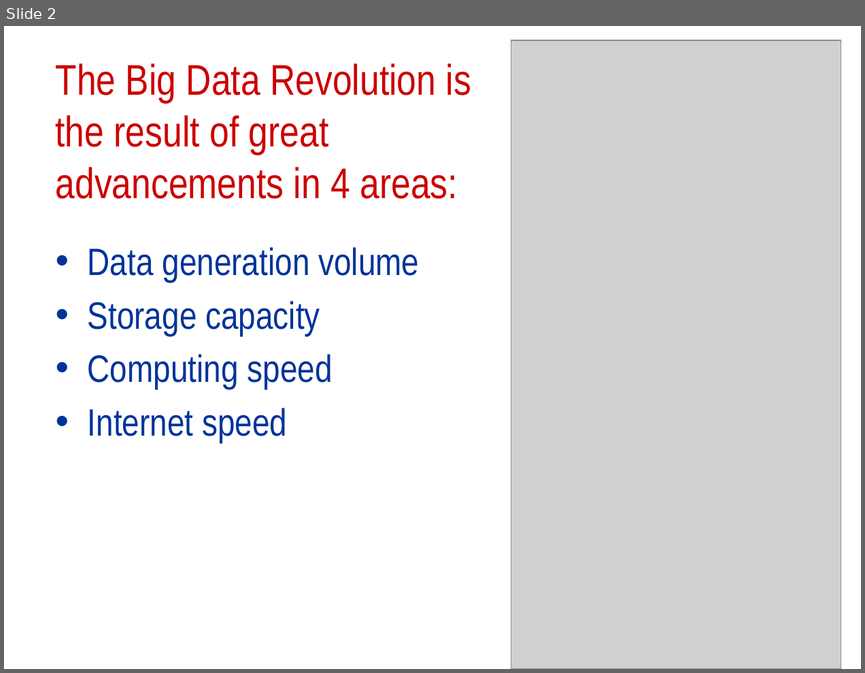
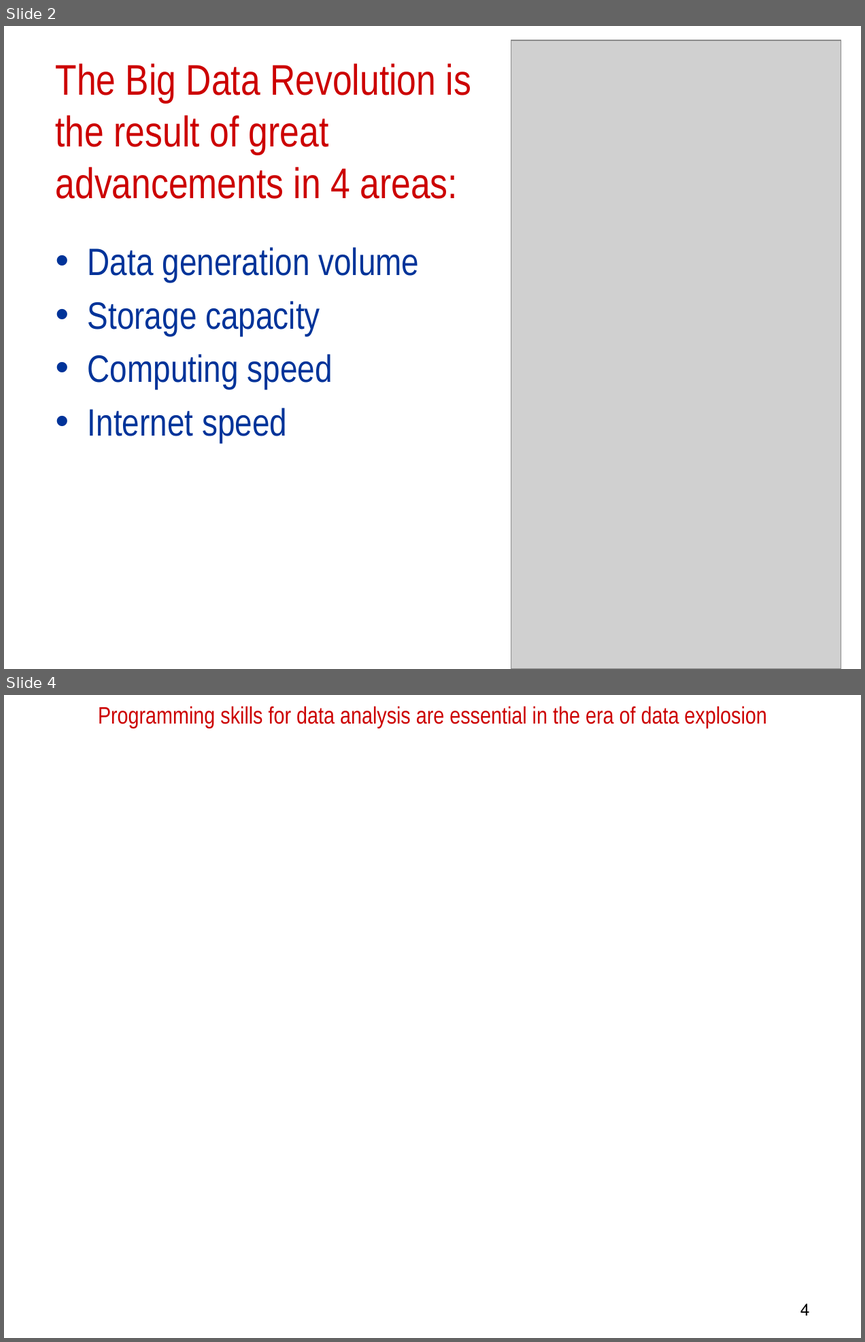
Before and after one commit to AmikoAce/INT, a slide deck: LECTURE_DATA_NUMPY.pptx. Shown one above the other, each under a label of ours: slide 2 before the commit, slides 2 and 4 after it; the slides between them are not shown. The pictures are 865x673 and 865x1342 pixels, drawn with LibreOffice and Linux fonts; fonts in the diff are those of the drawing; grey boxes stand for pictures; background and template pictures are left out. Boxes give left, top, right and bottom in pixels: in the first picture for what was removed or moved away, otherwise in the second. Text is boxed around its words. In the diff, an @@ line names an element or a change of style, - is before the commit and + after.

```diff
--- a/LECTURE_DATA_NUMPY.pptx
+++ b/LECTURE_DATA_NUMPY.pptx
@@ slide 4 added at box(4, 695, 861, 1338), background picture (left out) @@
@@ title added at box(98, 706, 766, 728), 20 pt, text #CC0000 @@
+Programming skills for data analysis are essential in the era of data explosion
@@ page number added at box(800, 1303, 810, 1315), 14 pt, text #000000 @@
+4
```
Also in this commit, not shown: 4 slides changed, 4 other slides added.
